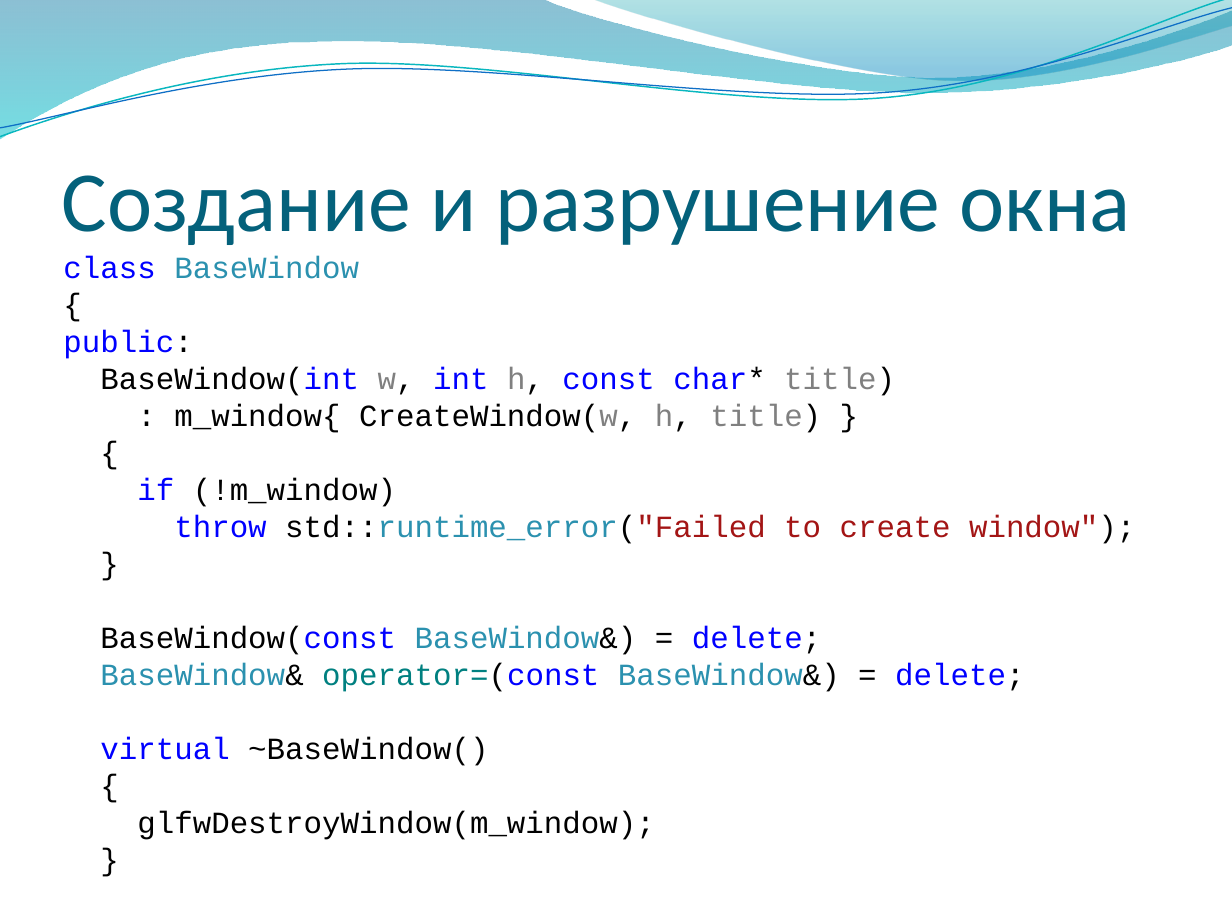
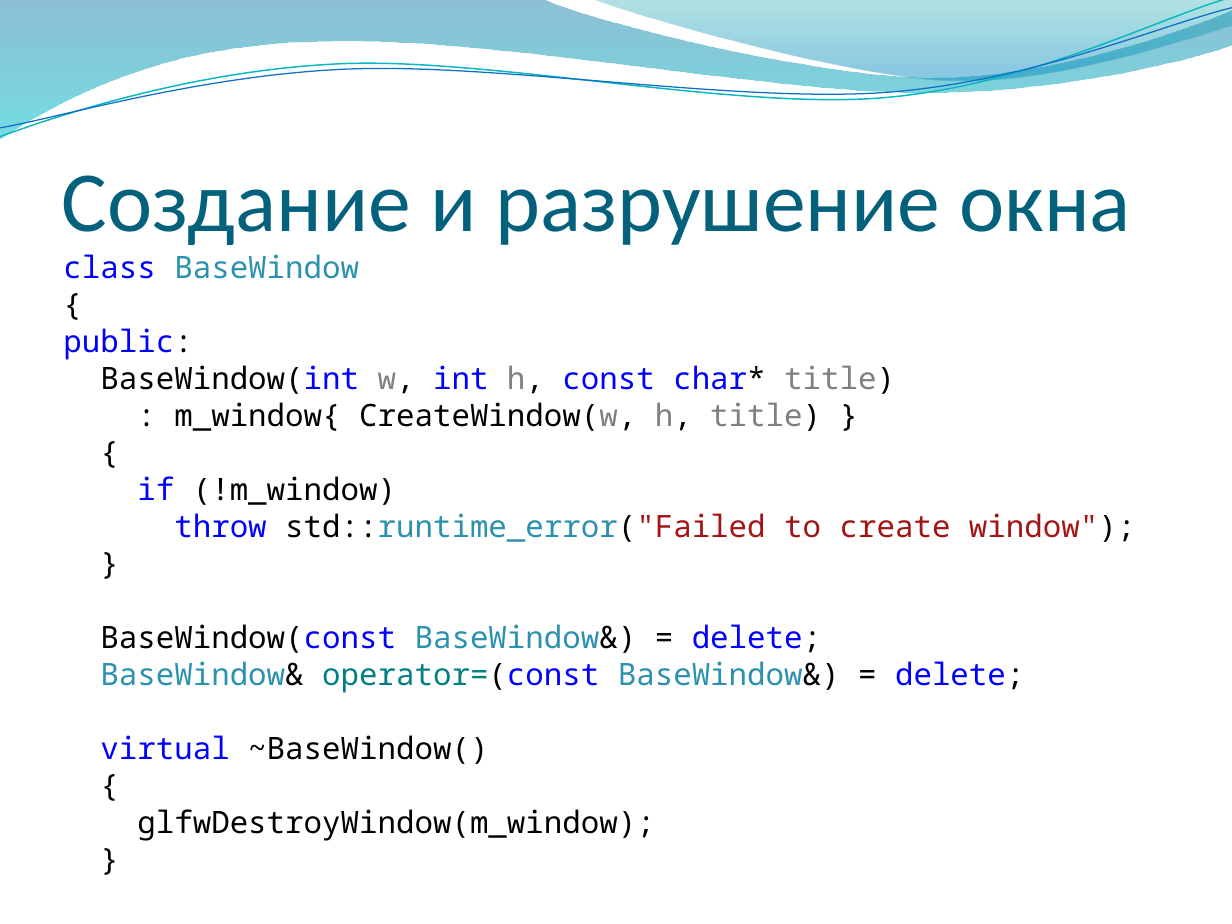
Before and after one commit to alexey-malov/cg-course, a slide deck: slide 13 of lectures/02 - Программирование компьютерной графики с использованием OpenGL.pptx (slide 12 before the commit). Drawn at 1232x924 pixels with LibreOffice and Linux fonts; fonts in the diff are those of the drawing; background and template pictures are left out. Boxes give left, top, right and bottom in pixels: in the first picture for what was removed or moved away, otherwise in the second. Text is boxed around its words. In the diff, an @@ line names an element or a change of style, - is before the commit and + after.

```diff
--- a/lectures/02 - Программирование компьютерной графики с использованием OpenGL.pptx
+++ b/lectures/02 - Программирование компьютерной графики с использованием OpenGL.pptx
@@ text "class BaseWindow" at bbox=[63, 254, 1135, 841]: font Courier New to Noto Sans Mono @@
```
Also in this commit, not shown: 5 other slides changed, 1 slide added.
